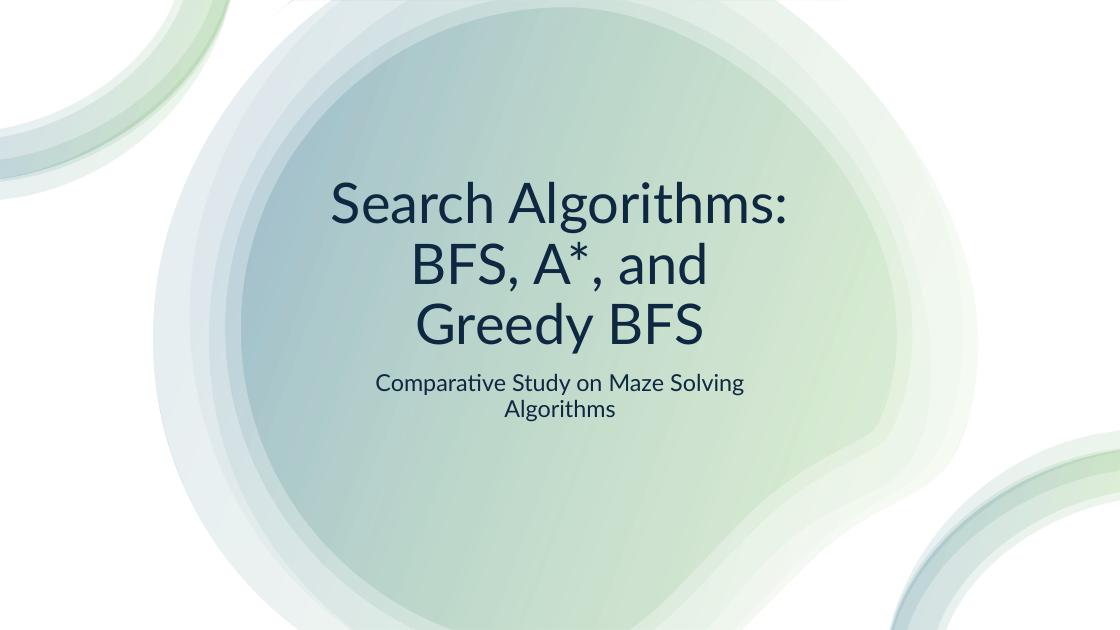
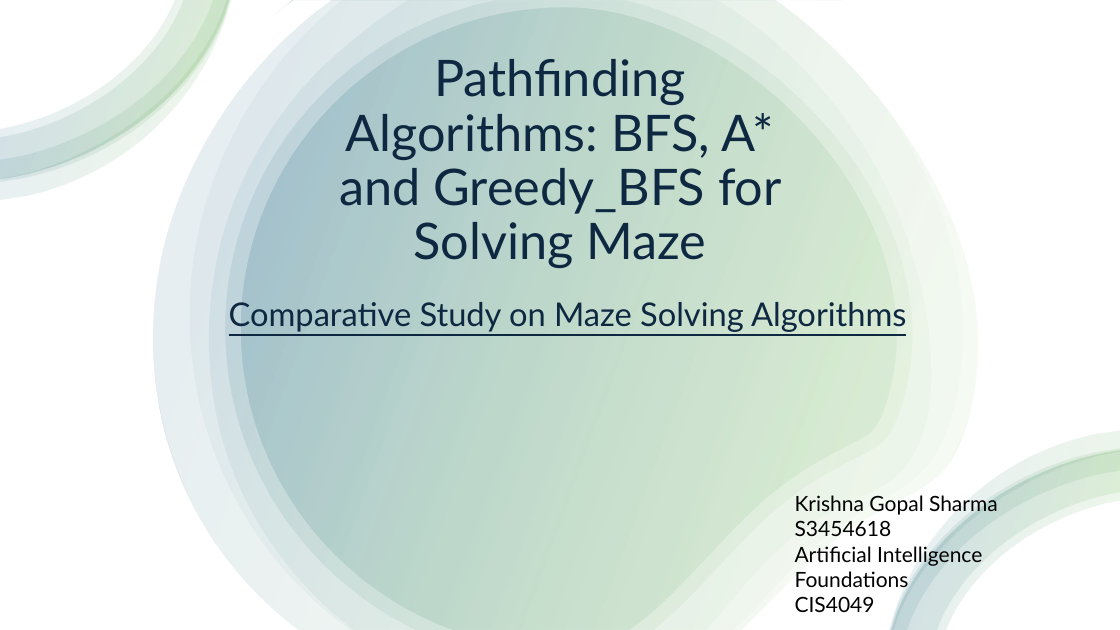
Before and after one commit to Krishna-1996/Master-In-AI, a slide deck: slide 1 of Foundation of Artificial Intelligence/My Project Work/ICA2 Project Coding Jupyter_Notebook/Final_ICA/ICA_Presentation.pptx. Drawn at 1120x630 pixels with LibreOffice and Linux fonts; fonts in the diff are those of the drawing. Boxes give left, top, right and bottom in pixels: in the first picture for what was removed or moved away, otherwise in the second. Text is boxed around its words. In the diff, an @@ line names an element or a change of style, - is before the commit and + after.

Commit message:
ppt

```diff
--- a/Foundation of Artificial Intelligence/My Project Work/ICA2 Project Coding Jupyter_Notebook/Final_ICA/ICA_Presentation.pptx
+++ b/Foundation of Artificial Intelligence/My Project Work/ICA2 Project Coding Jupyter_Notebook/Final_ICA/ICA_Presentation.pptx
@@ title at (x1=339, y1=59, x2=782, y2=268): text changed; size 48 to 43.2 pt @@
-Search Algorithms: BFS, A*, and Greedy BFS
+Pathfinding Algorithms: BFS, A* and Greedy_BFS for Solving Maze
@@ subtitle "Comparative Study on Maze Solving ..." moved from (x1=375, y1=374, x2=744, y2=422) to (x1=229, y1=302, x2=906, y2=332) @@
@@ subtitle "Comparative Study on Maze Solving ..." at (x1=229, y1=302, x2=906, y2=332): size 20 to 28 pt, underline on @@
@@ text added at (x1=795, y1=495, x2=998, y2=612), 18 pt, text #000000 @@
+Krishna Gopal Sharma
+S3454618
+Artificial Intelligence Foundations
+CIS4049
```
Also in this commit, not shown: 2 other slides changed, 7 slides added.
